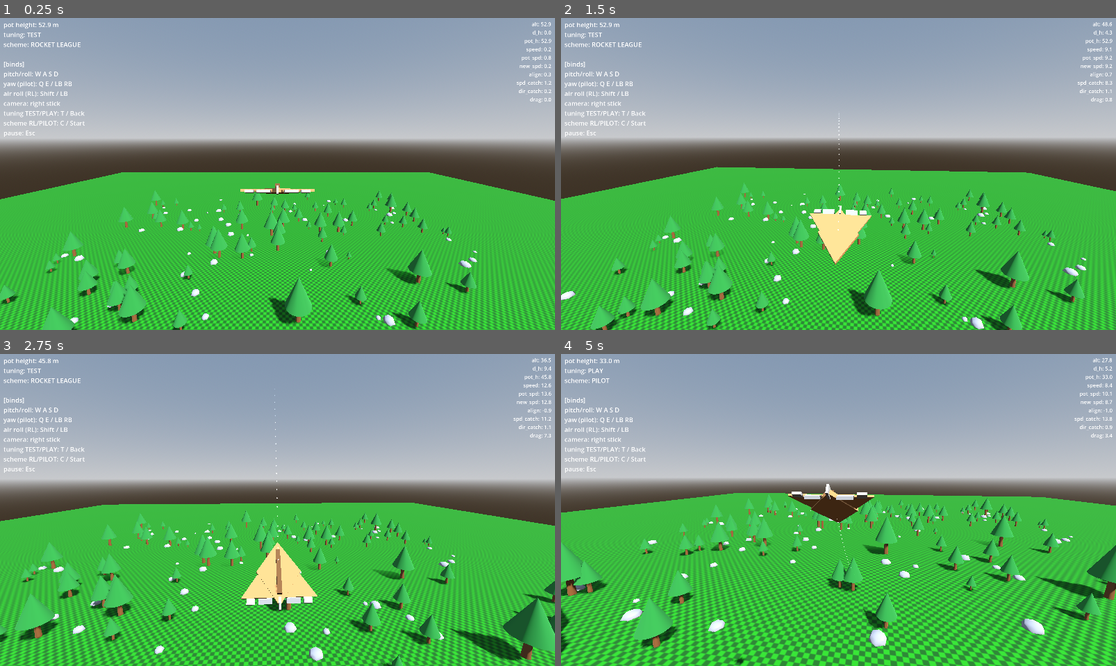
Above: before the commit, frames 1-4 (two rows, left to right).
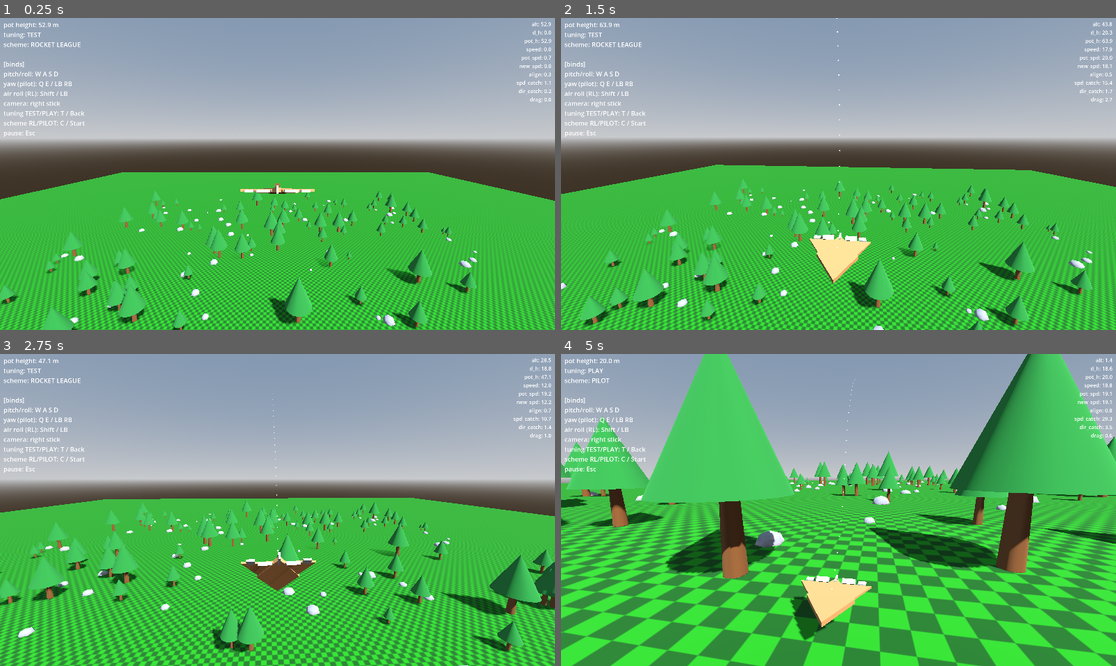
Above: after the commit, the same moments.

Repository: westonkelliher/glider
Game: Godot game, scene res://scenes/main.tscn
Same seed, same stepped clock (60 frames per second), same inputs: the game is played once before the commit and once after it.
Inputs (mouse positions are in pixels of both pictures, inside the frame that each line leads up to):
- Up to frame 1 (0.25 s): no input
- Up to frame 2 (1.5 s): tap Enter at 0.5 s; move the mouse to (866, 174) at 0.52 s; hold Ctrl (boost) 0.53-1.28 s; hold W (move_forward) from 0.53 s (still down); move the mouse to (810, 174) at 1.27 s; tap Shift (air_roll) at 1.35 s
- Up to frame 3 (2.75 s): keep holding W (move_forward); tap Ctrl (boost) at 1.55 s; move the mouse to (288, 503) at 2.02 s; hold Ctrl (boost) from 2.03 s (still down)
- Up to frame 4 (5 s): keep holding W (move_forward); move the mouse to (832, 516) at 2.77 s; release Ctrl (boost) at 2.78 s; tap C (toggle_scheme) at 2.85 s; tap Ctrl (boost) at 3.05, 3.8, 4.35 s; move the mouse to (877, 513) at 3.52 s; hold T (toggle_tuning) 3.53-4.28 s; move the mouse to (794, 506) at 4.27 s

The runs differ from the first frame. In frame 1, less than 0.1% of the frame differs, in the area x 1-100%, y 9-100%; in frame 2, 21%; in frame 3, 30%; in frame 4, 61%, in the area x 0-100%, y 0-100%.

Commit message:
boost; and we feelin good

Diff:
--- a/scripts/glider_body.gd
+++ b/scripts/glider_body.gd
@@ -126,7 +126,7 @@
 	var closeness_to_45 := 1.0 - (absf(PI/4.0 - absf(fmod(dir_offset, PI/2.0)))/(PI/4))
 	var pot_dir_catchup := 0.2 + air_friction * tuning.POT_DIR_CATCHUP_MULT * current_speed * sqrt(closeness_to_45)
 	var new_dir := current_dir.move_toward(nose_dir, pot_dir_catchup * delta)# TODO: calculate shortest direct arc from current_dir to pot_dir
-	var new_velocity := new_speed * new_dir
+	var new_velocity := new_speed * new_dir + Vector3.UP*0.01
 	#
 	## Nose Pull
 	var nose_pull_r := tuning.NOSE_PULL_MULT * drag_factor * delta
@@ -147,12 +147,20 @@
 	var d_h_2 := pow(velocity.length(), 2)/(G*2.0)
 	print("dh2 ", d_h_2)
 	var dhd := absf(d_h - d_h_2)
-	var reduction_speed := 3.0 * dhd
+	var reduction_speed := 2.2 * pow(dhd, 1.2)
 	pot_height = move_toward(pot_height, position.y + d_h_2, reduction_speed * delta)
+
+	if Input.is_action_pressed("boost"):
+		pot_height += 30.0 * delta
+		velocity += nose_dir * 10.0 * delta
 
 	# keep from touching floor
 	if position.y < 1.0:
 		position.y = 1.0
+		# take away downward component of velocity
+		var down_of_v := Vector3.DOWN * Vector3.DOWN.dot(velocity)
+		velocity -= down_of_v
+		velocity += Vector3.UP*0.1
 
 	#if velocity.length() < 0.1:
 		#velocity += Vector3.DOWN * 0.05
